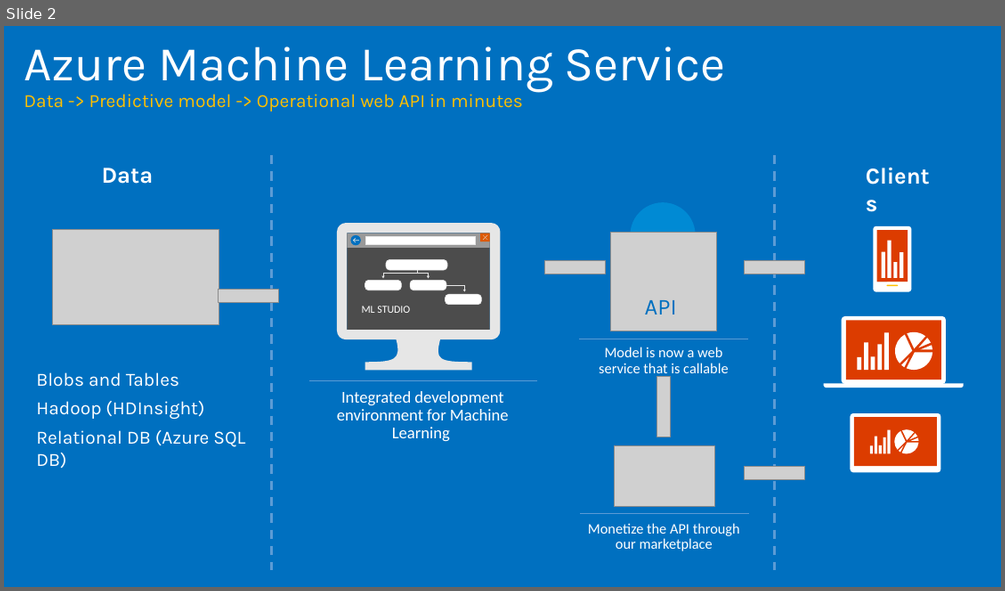
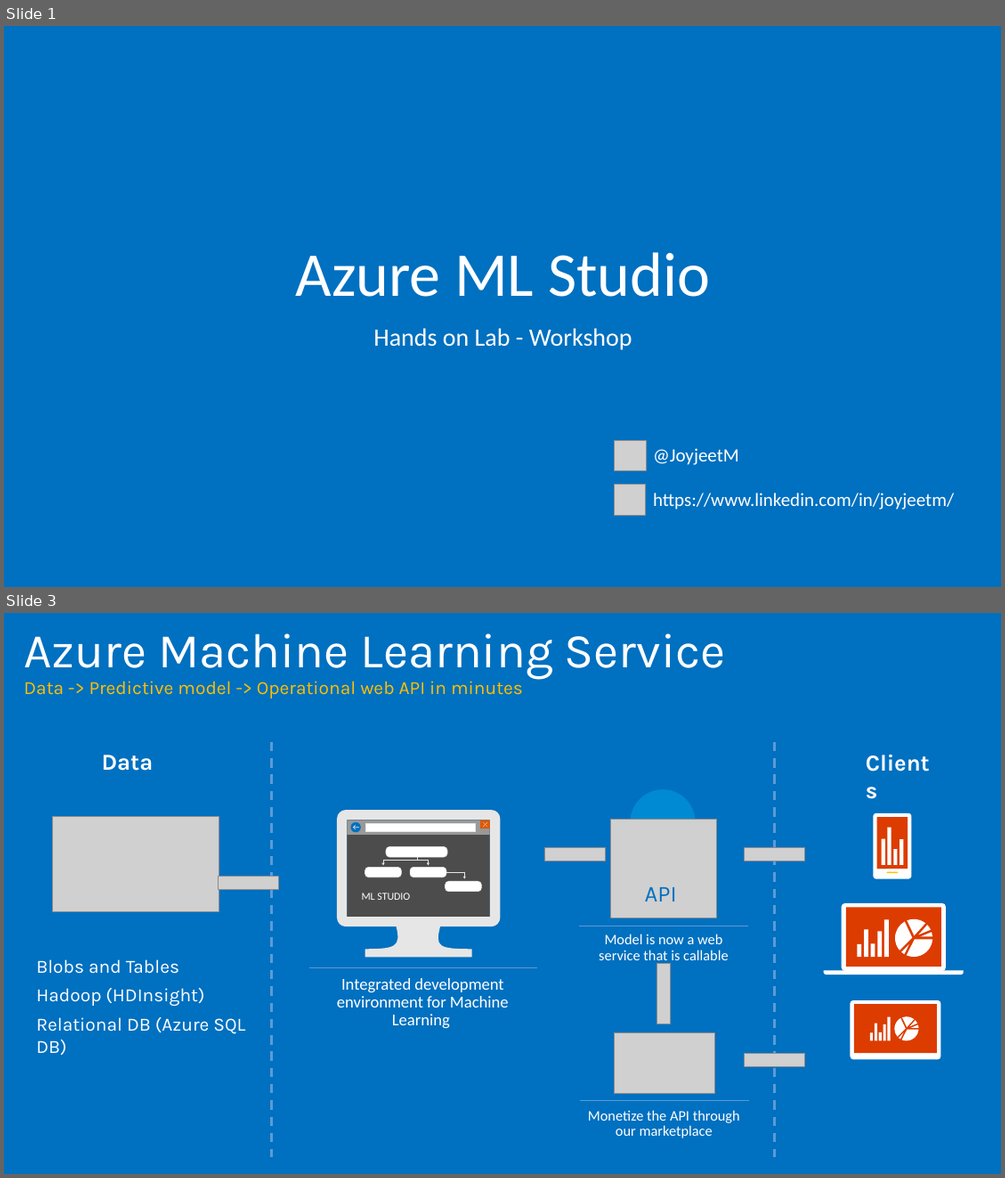
Before and after one commit to joyjeet/AzureMLHOL01, a slide deck: AzureMLStudioLab.pptx. Shown one above the other, each under a label of ours: slide 2 before the commit, slides 1 and 3 after it; the slides between them are not shown. The pictures are 1005x591 and 1005x1178 pixels, drawn with LibreOffice and Linux fonts; fonts in the diff are those of the drawing; grey boxes stand for pictures; background and template pictures are left out. Boxes give left, top, right and bottom in pixels: in the first picture for what was removed or moved away, otherwise in the second. Text is boxed around its words. In the diff, an @@ line names an element or a change of style, - is before the commit and + after.

Commit message:
ppt update

```diff
--- a/AzureMLStudioLab.pptx
+++ b/AzureMLStudioLab.pptx
@@ slide 1 added at (x1=4, y1=26, x2=1001, y2=587), background #0070C0 @@
@@ title added at (x1=296, y1=252, x2=710, y2=297), 60 pt, text #FFFFFF @@
+Azure ML Studio
@@ subtitle added at (x1=373, y1=328, x2=632, y2=350), 24 pt, text #FFFFFF @@
+Hands on Lab - Workshop
@@ picture added at (x1=615, y1=440, x2=647, y2=471) @@
@@ text added at (x1=653, y1=448, x2=954, y2=509), 18 pt, text #FFFFFF @@
+@JoyjeetM
+https://www.linkedin.com/in/joyjeetm/
@@ picture added at (x1=615, y1=484, x2=646, y2=515) @@
@@ what was slide 2 is now slide 3 @@
```
Also in this commit, not shown: 1 slide changed, 2 other slides added, 1 slide removed.
